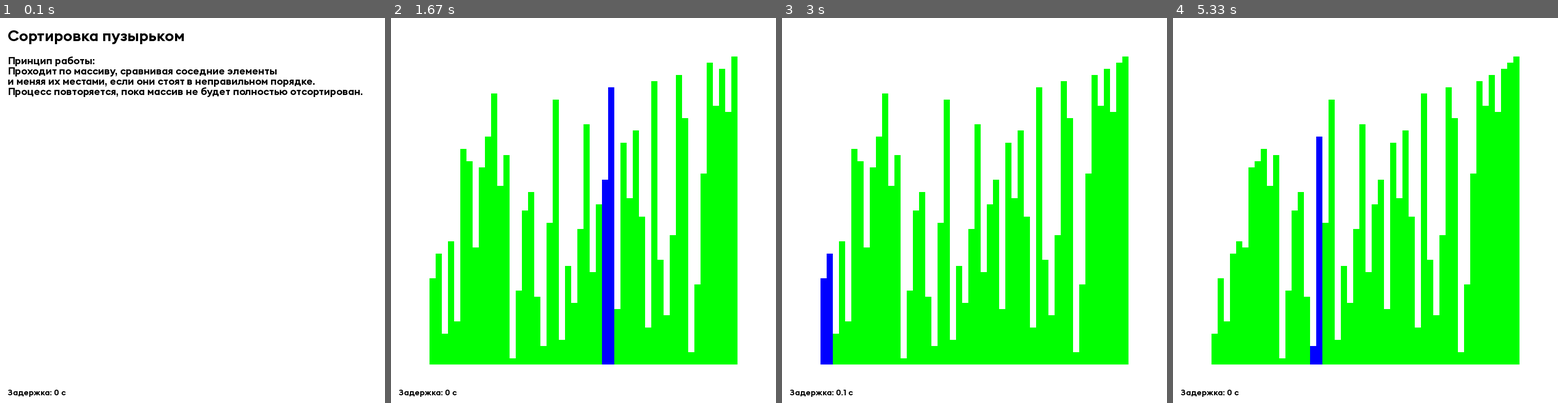
Above: before the commit, frames 1-4 (left to right).
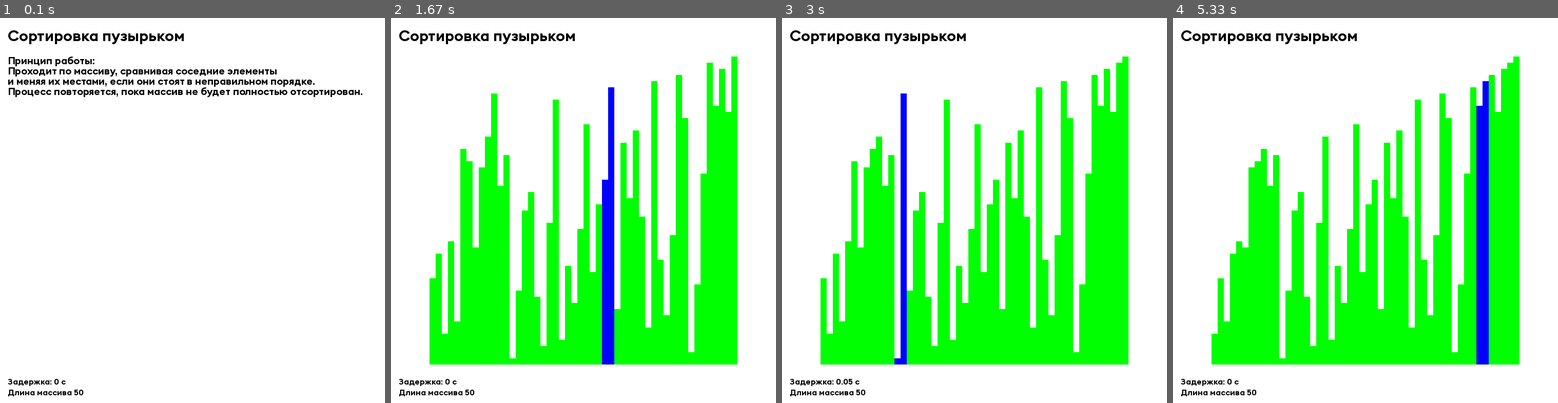
Above: after the commit, the same moments.

Repository: Eta-I-Teta/sort_visualization
Game: pygame game, started from main.py
The game is run twice, just before and just after one commit, with the same random seed, the same clock (stepped at 60 frames per second) and the same inputs.
Inputs:
- Up to frame 1 (0.1 s): no input
- Up to frame 2 (1.67 s): tap Enter at 0.33 s; tap T at 0.67, 1 s
- Up to frame 3 (3 s): hold W 1.83-2.3 s; hold D 2.33-2.8 s
- Up to frame 4 (5.33 s): hold S 3.4-3.7 s; hold A 3.73-4.13 s; hold W 4.17-4.53 s; tap E at 4.32 s; hold D 4.57-5.2 s; hold S from 5.23 s (still down)

The runs differ from the first frame. In frame 1, 0.3% of the frame differs, in the area x 2-22%, y 93-99%; in frame 2, 0.9%; in frame 3, 6.0%; in frame 4, 15%, in the area x 2-82%, y 3-99%.

Commit message:
Добавлена сортировка расчёской

Diff:
--- a/engine/sort_and_draw.py
+++ b/engine/sort_and_draw.py
@@ -35,10 +35,24 @@
         draw_array(surface, arr)
         return {
             "stopped_point": 0,
-            "step": len(arr) // 1.247
+            "step": int(len(arr) // 1.247)
         }
 
     stopped_point = additional_info["stopped_point"]
     step = additional_info["step"]
 
-    if 1 == 1: pass
+    if stopped_point + step > len(arr) - 1:
+        draw_array(surface, arr)
+        return {
+            "stopped_point": 0,
+            "step": int(step // 1.247)
+        }
+    else:
+        if arr[stopped_point] > arr[stopped_point + step]:
+            arr[stopped_point], arr[stopped_point + step] = arr[stopped_point + step], arr[stopped_point]
+        draw_array(surface, arr, [stopped_point, stopped_point + step])
+        time.sleep(delay)
+        return {
+            "stopped_point": stopped_point + 1,
+            "step": step
+        }
--- a/main.py
+++ b/main.py
@@ -16,6 +16,7 @@
 additional_info = None
 
 delay = 0
+arr_lenght = 50
 
 scenes = [
     Scene(
@@ -25,6 +26,17 @@
         "и меняя их местами, если они стоят в неправильном порядке.\n" \
         "Процесс повторяется, пока массив не будет полностью отсортирован.\n",
         bubble_sort_and_draw,
+    ),
+    Scene(
+        "Сортировка расчёской",
+        "Сортировка расчёской — улучшение сортировки пузырьком. Её идея\n" \
+        "состоит в том, чтобы «устранить» элементы с небольшими значения в\n" \
+        "конце массива, которые замедляют работу алгоритма. Если при\n" \
+        "пузырьковой и шейкерной сортировках при переборе массива\n" \
+        "сравниваются соседние элементы, то при «расчёсывании» сначала\n" \
+        "берётся достаточно большое расстояние между сравниваемыми\n" \
+        "значениями, а потом оно сужается вплоть до минимального.",
+        comb_sort_and_draw,
     )
 ]
 selected_scene = 0
@@ -46,7 +58,7 @@
 
             if (event.key == pygame.K_RETURN) and (not sorting):
                 arr = []
-                for i in range(50): arr.append(i + 1)
+                for i in range(arr_lenght): arr.append(i + 1)
                 random.shuffle(arr)
                 sorting = True
                 additional_info = None
@@ -64,7 +76,6 @@
                     selected_scene += 1
                 else:
                     selected_scene = 0
-
             if (event.key == pygame.K_a) and (not sorting):
                 if (selected_scene != 0):
                     selected_scene -= 1
@@ -72,9 +83,14 @@
                     selected_scene = len(scenes) - 1
 
             if event.key == pygame.K_w:
-                delay = min(1.5, round(delay + 0.1, 1))
+                delay = min(1.5, round(delay + 0.05, 2))
             if event.key == pygame.K_s:
-                delay = max(0, round(delay - 0.1, 1))
+                delay = max(0, round(delay - 0.05, 2))
+
+            if (event.key == pygame.K_e) and (not sorting):
+                arr_lenght = min(250, arr_lenght + 5)
+            if (event.key == pygame.K_q) and (not sorting):
+                arr_lenght = max(10, arr_lenght - 5)
 
     # Обновление игрового состояния
     # (здесь будет ваша игровая логика)
@@ -83,21 +99,22 @@
     screen.fill(CONFIG_SCREEN["bg_color"])
 
     MultilineText(
-        f"Задержка: {delay} с",
-        [15, CONFIG_SCREEN["height"] - 16 - 15],
+        scenes[selected_scene].name,
+        [15, 15],
+        font_size = 30,
+        color = CONFIG_SCREEN["text_color"],
+        font_family = CONFIG_SCREEN["font_family"]
+    ).draw(screen)
+    MultilineText(
+        f"Задержка: {delay} с\n" \
+        f"Длина массива {arr_lenght}",
+        [15, CONFIG_SCREEN["height"] - 16 * 2 - 5 - 15],
         font_size = 16,
         color = CONFIG_SCREEN["text_color"],
         font_family = CONFIG_SCREEN["font_family"]
     ).draw(screen)
 
     if not sorting:
-        MultilineText(
-            scenes[selected_scene].name,
-            [15, 15],
-            font_size = 30,
-            color = CONFIG_SCREEN["text_color"],
-            font_family = CONFIG_SCREEN["font_family"]
-        ).draw(screen)
         MultilineText(
             scenes[selected_scene].description,
             [15, 15 + 50 + 5],
